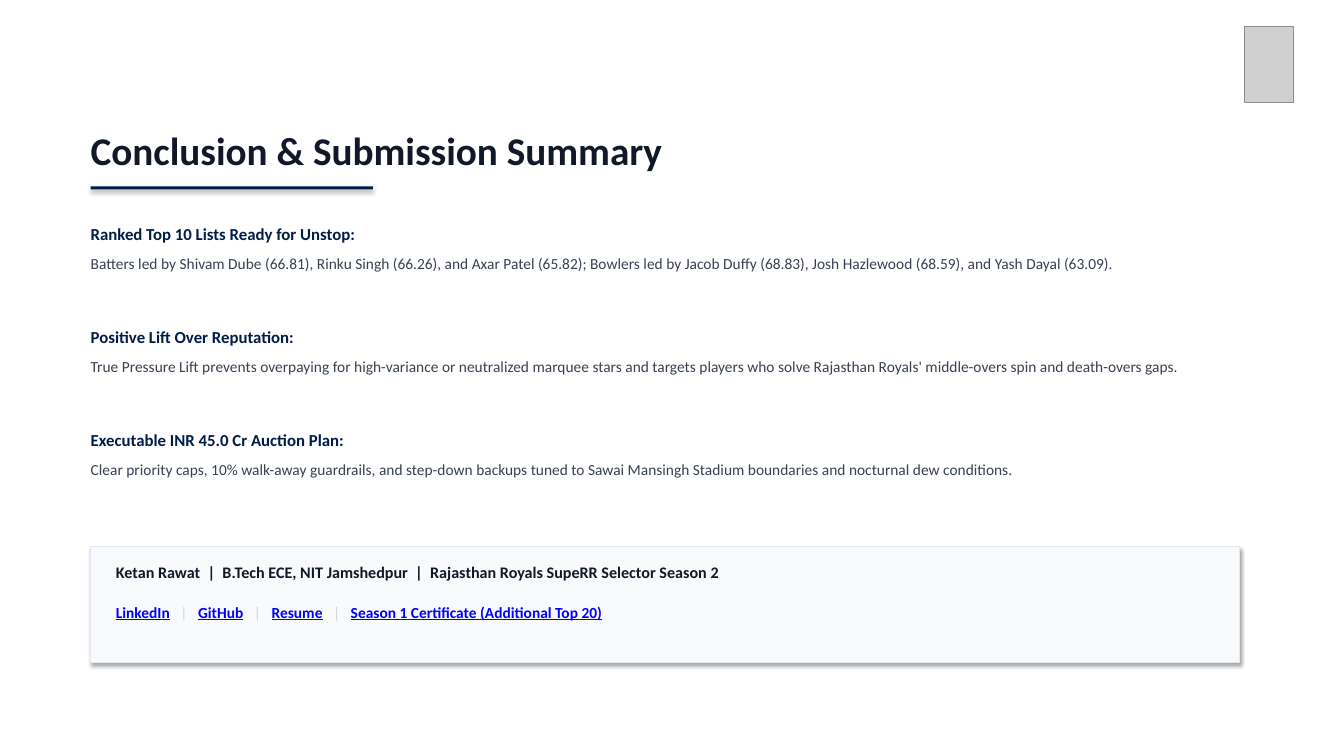
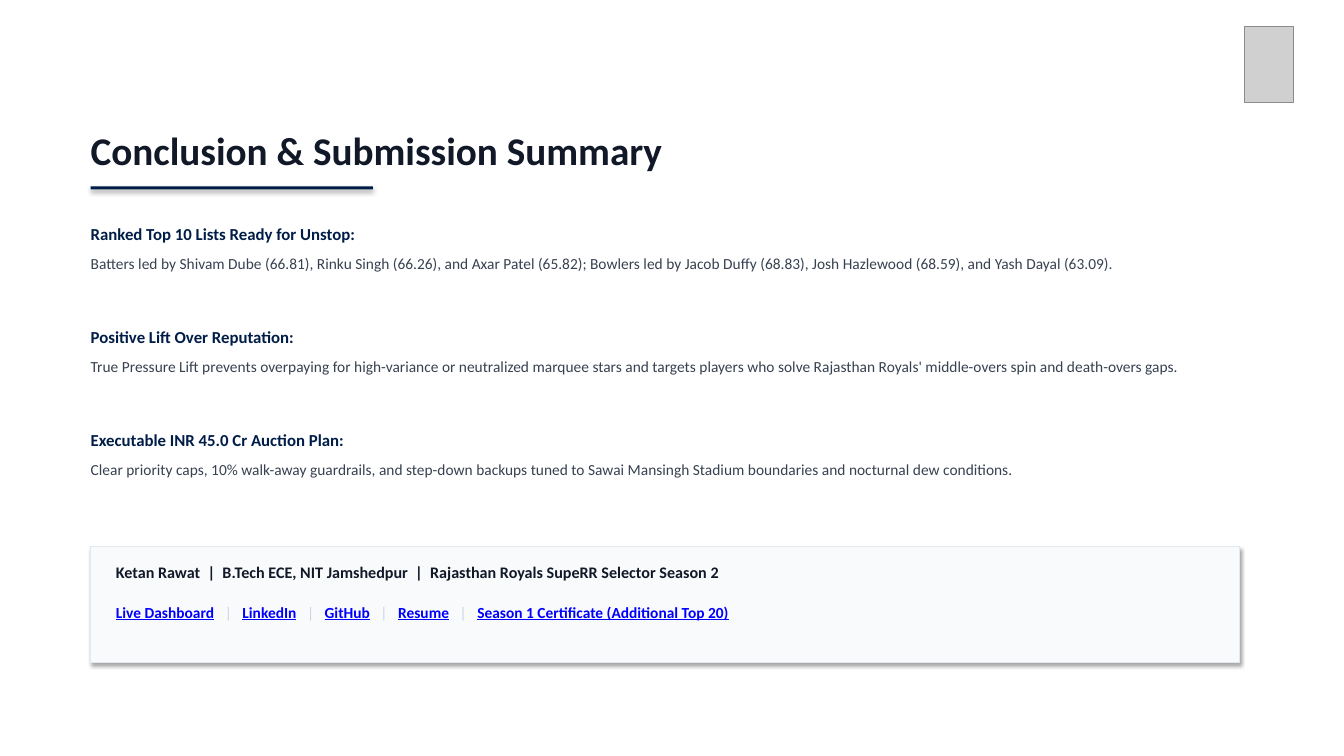
Before and after one commit to Ketanrawat2004/RR-Dashboard, a slide deck: slide 13 of RR_SupeRR_Selector_Season2_Ketan_Rawat.pptx. Drawn at 1344x756 pixels with LibreOffice and Linux fonts; fonts in the diff are those of the drawing; grey boxes stand for pictures. Boxes give left, top, right and bottom in pixels: in the first picture for what was removed or moved away, otherwise in the second. Text is boxed around its words. In the diff, an @@ line names an element or a change of style, - is before the commit and + after.

Commit message:
Add live Render dashboard link to footer, PPTX, and README

```diff
--- a/RR_SupeRR_Selector_Season2_Ketan_Rawat.pptx
+++ b/RR_SupeRR_Selector_Season2_Ketan_Rawat.pptx
@@ text at [116, 606, 728, 621]: text changed @@
-LinkedIn | GitHub | Resume | Season 1 Certificate (Additional Top 20)
+Live Dashboard | LinkedIn | GitHub | Resume | Season 1 Certificate (Additional Top 20)
```
Also in this commit, not shown: 32 other files.
